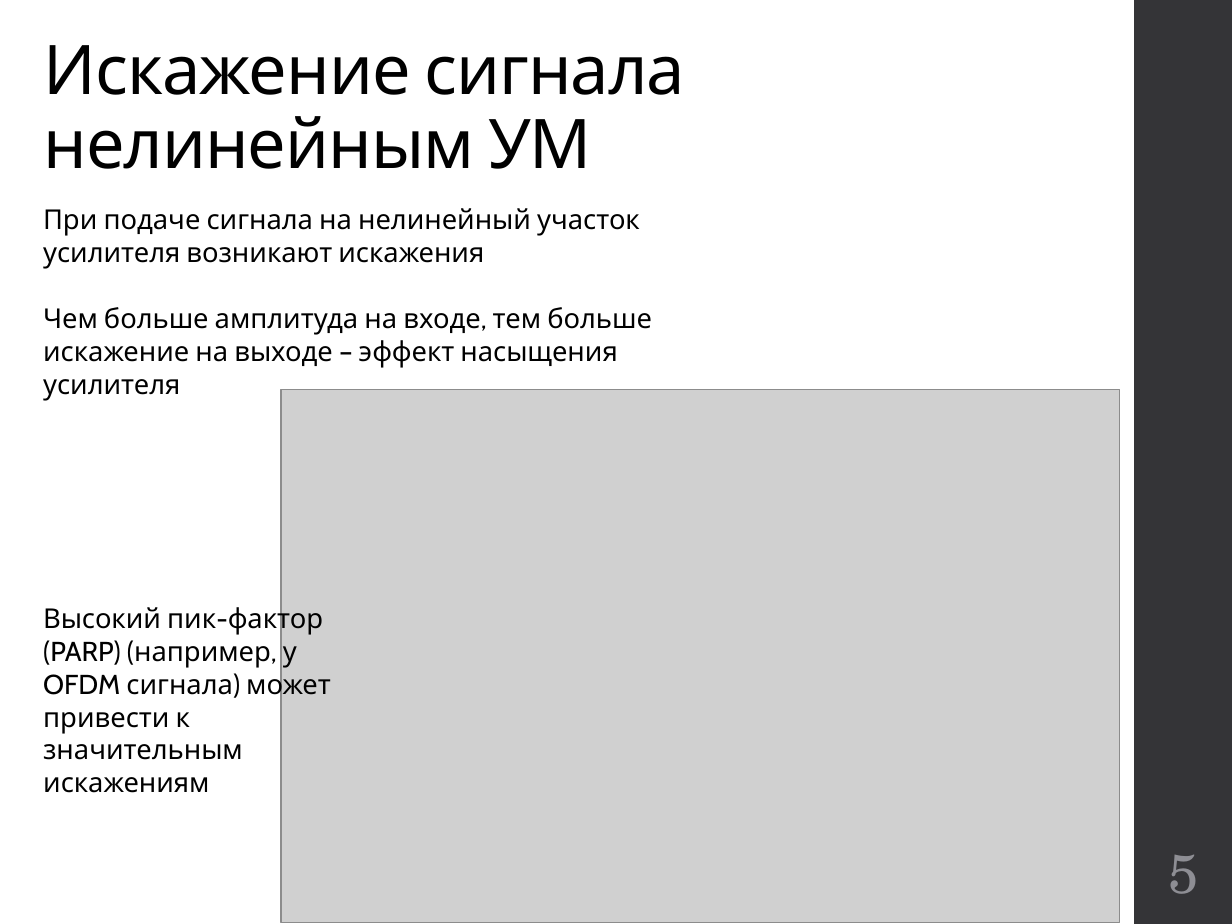
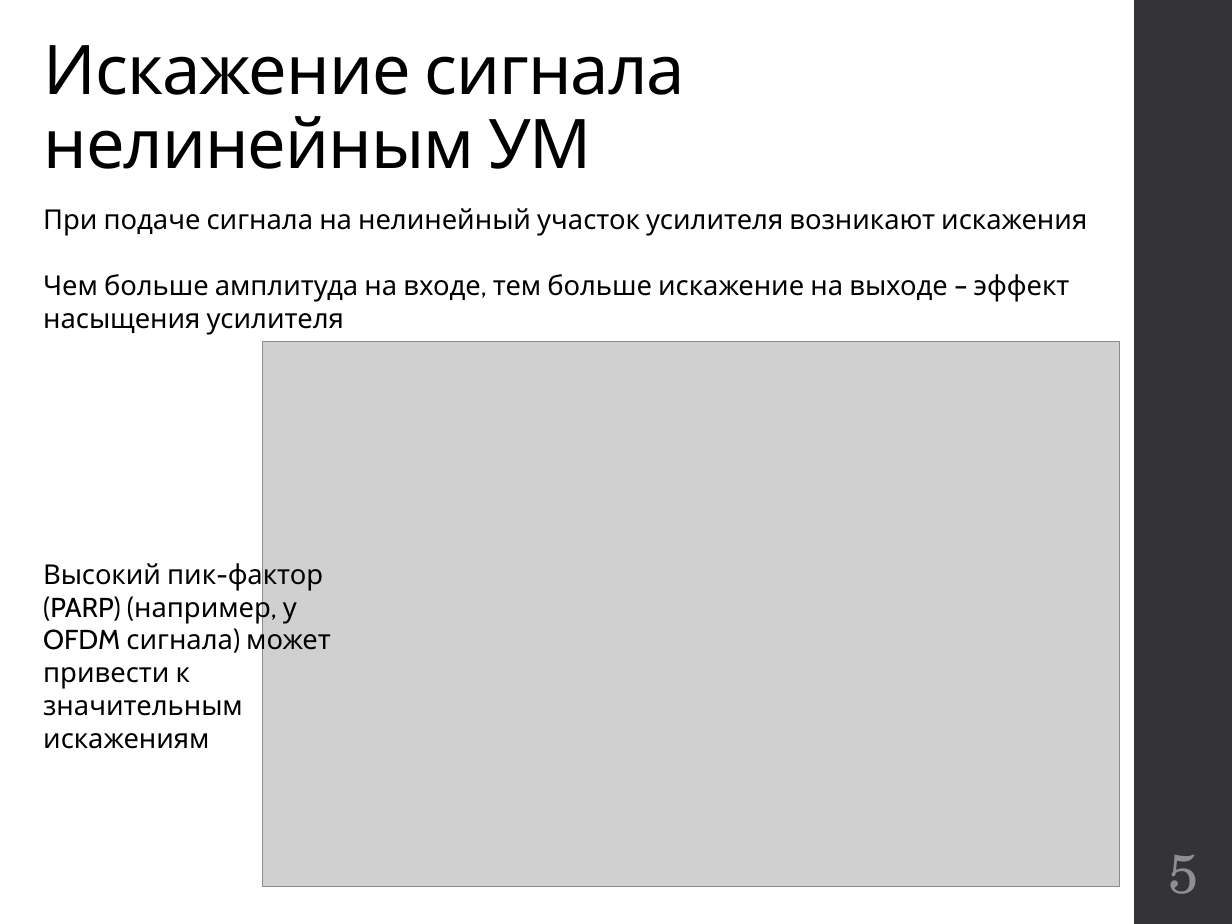
Before and after one commit to kannab98/graduation-paper, a slide deck: slide 5 of Presentation.pptx. Drawn at 1232x924 pixels with LibreOffice and Linux fonts; fonts in the diff are those of the drawing; grey boxes stand for pictures. Boxes give left, top, right and bottom in pixels: in the first picture for what was removed or moved away, otherwise in the second. Text is boxed around its words. In the diff, an @@ line names an element or a change of style, - is before the commit and + after.

```diff
--- a/Presentation.pptx
+++ b/Presentation.pptx
@@ text "При подаче сигнала на нелинейный ..." rewrapped from bbox=[43, 208, 652, 401] to bbox=[43, 208, 1087, 335] @@
@@ picture: place and size @@
-picture at bbox=[281, 389, 1120, 923]
+picture at bbox=[262, 341, 1120, 887]
@@ text "Высокий пик-фактор (PARP) (например, у ...": place and size @@
-text "Высокий пик-фактор (PARP) (например, у ..." at bbox=[43, 602, 331, 793]
+text "Высокий пик-фактор (PARP) (например, у ..." at bbox=[43, 558, 331, 749]
```
Also in this commit, not shown: 8 other slides changed, 1 slide added, 10 other files.
